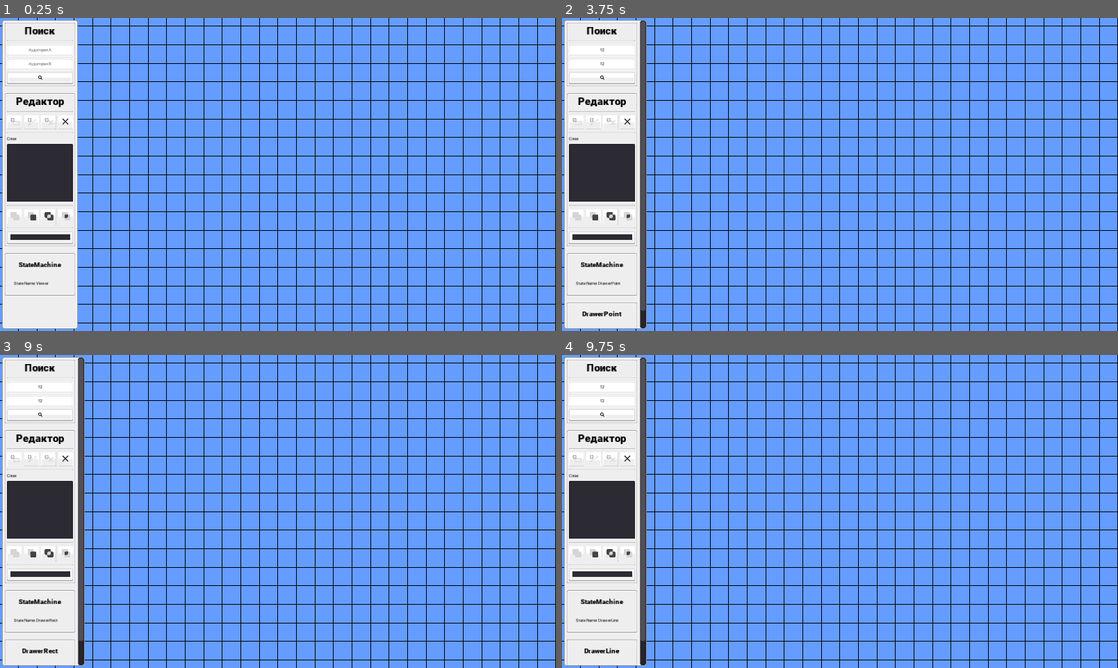
Above: before the commit, frames 1-4 (two rows, left to right).
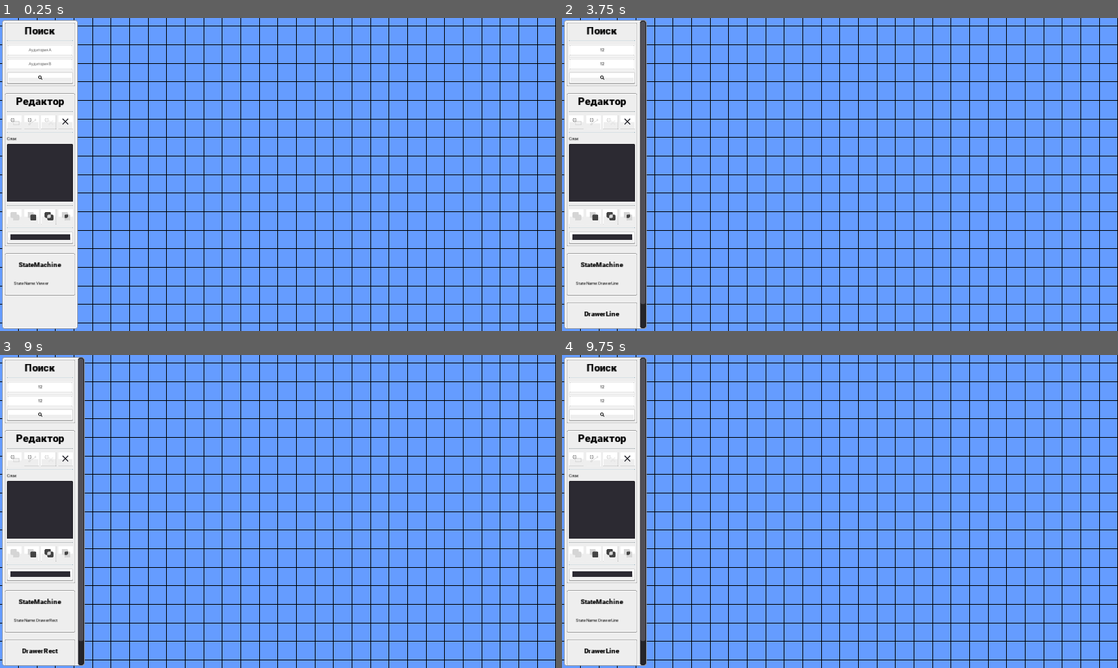
Above: after the commit, the same moments.

Repository: nikolai-in/MapDemo
Game: Godot game, scene res://src/Main/Main.tscn
Two runs of this game, one before a commit and one after it. Both use one fixed random seed, a clock stepped at 60 frames per second and the inputs below.
Inputs (mouse positions are in pixels of both pictures, inside the frame that each line leads up to):
- Up to frame 1 (0.25 s): no input
- Up to frame 2 (3.75 s): click (600, 49) at 0.52 s; type "12" at 0.6 s; click (600, 64) at 0.75 s; type "12" at 0.83 s; click "" at 1.25 s; click (578, 121) at 2 s; click (595, 121) at 2.75 s; click (612, 121) at 3.52 s
- Up to frame 3 (9 s): click (66, 458) at 4.25 s; click (16, 555) at 5 s; click (33, 555) at 5.75 s; click (50, 555) at 6.5 s; click (66, 555) at 7.25 s; click "" at 8 s; click (16, 458) at 8.75 s
- Up to frame 4 (9.75 s): click (595, 458) at 9.5 s

The runs differ from the first frame. In frame 1, less than 0.1% of the frame differs, in the area x 8-9%, y 32-34%; in frame 2, 0.1%, in the area x 3-15%, y 32-96%; in frame 3, less than 0.1%; in frame 4, less than 0.1%.

Commit message:
:poop: Add rect and line

Diff:
--- a/app/src/Main/DrawerLine.gd
+++ b/app/src/Main/DrawerLine.gd
@@ -8,6 +8,8 @@
 
 var start_pos: = Vector2.ZERO
 var end_pos: = Vector2.ZERO
+
+onready var color_picker: ColorPickerButton = get_node("../../../UI/Sidebar/ScrollContainer/Column/Editor/Margin/Column/ColorPickerButton")
 
 
 func unhandled_input(event: InputEvent) -> void:
@@ -20,6 +22,7 @@
 			if event.button_index == BUTTON_LEFT:
 				end_pos = MapCanvas.get_global_mouse_position()
 				print_debug("End: ", end_pos)
+				MapCanvas.add_child(add_line(start_pos, end_pos, color_picker.color))
 				_state_machine.transition_to("Viewer")
 	if event is InputEventMouseMotion:
 		if event.button_mask == BUTTON_MASK_LEFT:
@@ -40,3 +43,11 @@
 	get_node(StateOptions).remove_child(Options)
 	start_pos = Vector2.ZERO
 	end_pos = Vector2.ZERO
+
+# Make into PoolVector2Array of points
+func add_line(start: Vector2, end: Vector2, color: Color = Color.black) -> Polygon2D:
+	var line: = Polygon2D.new()
+	line.color = color
+	line.polygon = Geometry.offset_polyline_2d(PoolVector2Array([start, end]), 10)[0]
+	print_debug(line.polygon, Geometry.offset_polyline_2d(PoolVector2Array([start, end]), 20))
+	return line
--- a/app/src/Main/DrawerRect.gd
+++ b/app/src/Main/DrawerRect.gd
@@ -8,6 +8,8 @@
 
 var start_pos: = Vector2.ZERO
 var end_pos: = Vector2.ZERO
+
+onready var color_picker: ColorPickerButton = get_node("../../../UI/Sidebar/ScrollContainer/Column/Editor/Margin/Column/ColorPickerButton")
 
 
 func unhandled_input(event: InputEvent) -> void:
@@ -20,6 +22,7 @@
 			if event.button_index == BUTTON_LEFT:
 				end_pos = MapCanvas.get_global_mouse_position()
 				print_debug("End: ", end_pos)
+				MapCanvas.add_child(add_rect(start_pos, end_pos, color_picker.color))
 				_state_machine.transition_to("Viewer")
 	if event is InputEventMouseMotion:
 		if event.button_mask == BUTTON_MASK_LEFT:
@@ -40,3 +43,10 @@
 	get_node(StateOptions).remove_child(Options)
 	start_pos = Vector2.ZERO
 	end_pos = Vector2.ZERO
+
+
+func add_rect(top_left: Vector2, bottom_right: Vector2, color: Color = Color.black) -> Polygon2D:
+	var rect: Polygon2D = Polygon2D.new()
+	rect.color = color
+	rect.polygon = PoolVector2Array([top_left, Vector2(top_left.x, bottom_right.y), bottom_right, Vector2(bottom_right.x, top_left.y)])
+	return rect
--- a/app/src/Main/Main.tscn
+++ b/app/src/Main/Main.tscn
@@ -181,6 +181,7 @@
 margin_right = 169.324
 margin_bottom = 49.251
 size_flags_horizontal = 3
+disabled = true
 toggle_mode = true
 icon = ExtResource( 20 )
 script = ExtResource( 14 )
--- a/app/src/UI/UI.tscn
+++ b/app/src/UI/UI.tscn
@@ -7,3 +7,7 @@
 [node name="Sidebar" parent="." instance=ExtResource( 1 )]
 
 [editable path="Sidebar"]
+[editable path="Sidebar/ScrollContainer/Column/Search"]
+[editable path="Sidebar/ScrollContainer/Column/Editor"]
+[editable path="Sidebar/ScrollContainer/Column/Editor/Margin/Column/Tools"]
+[editable path="Sidebar/ScrollContainer/Column/DebugPanel"]
